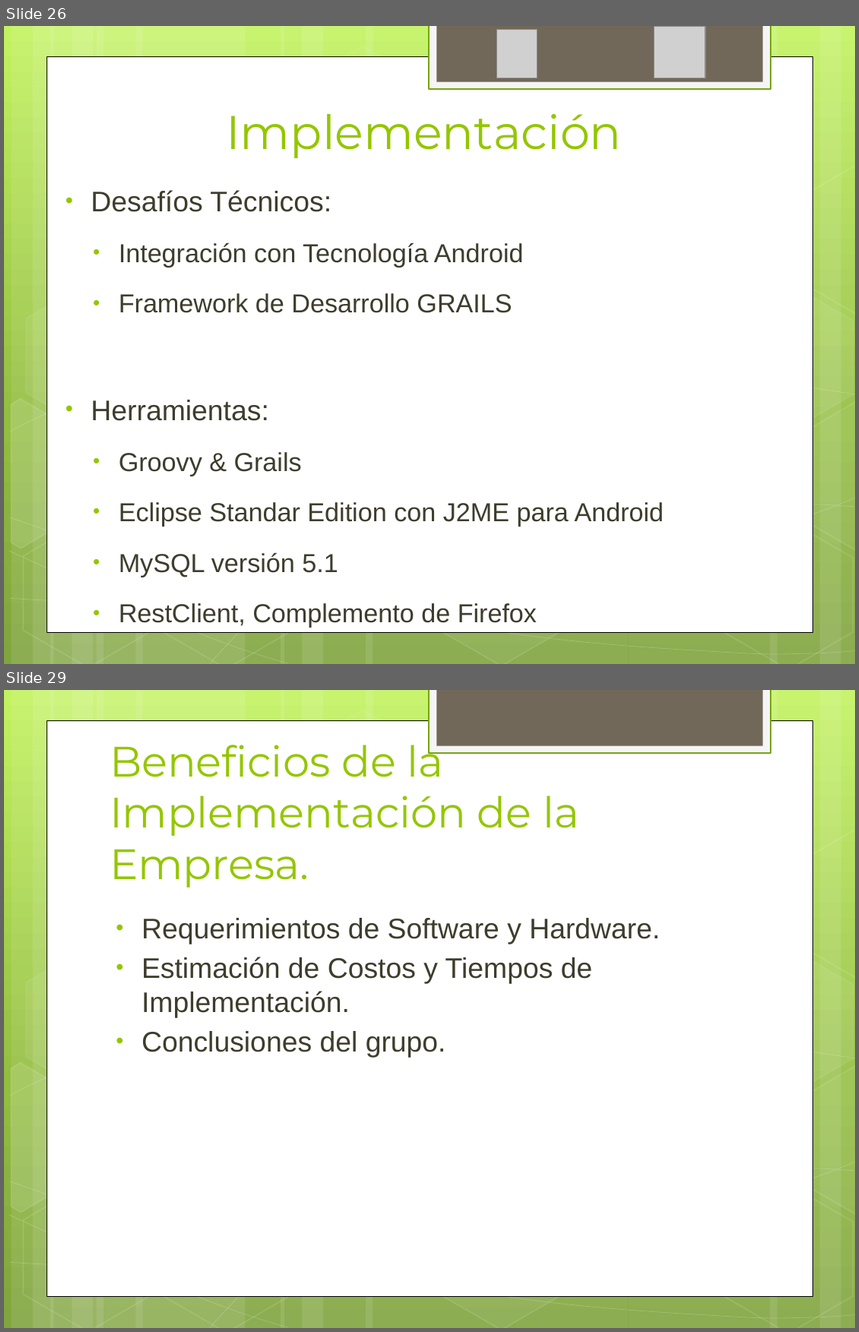
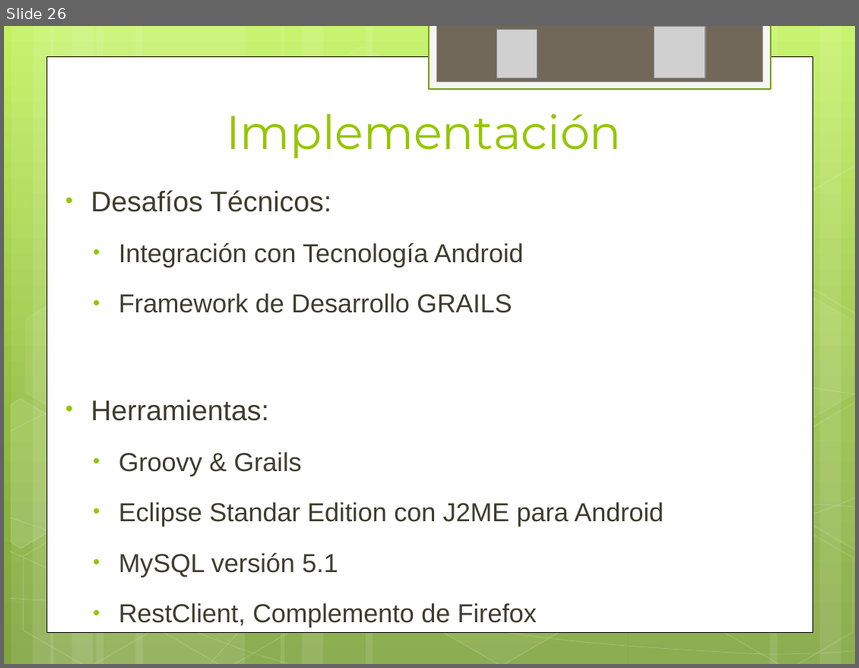
Before and after one commit to ptissera/habilitacion-profesional-2012-4k4, a slide deck: Documentacion/Proyecto/Presentacion Final/Exposicion Final.pptx. Shown one above the other, each under a label of ours: slides 26 and 29 before the commit, slide 26 after it; the slides between them are not shown. The pictures are 859x1332 and 859x668 pixels, drawn with LibreOffice and Linux fonts; fonts in the diff are those of the drawing; grey boxes stand for pictures. Boxes give left, top, right and bottom in pixels: in the first picture for what was removed or moved away, otherwise in the second. Text is boxed around its words. In the diff, an @@ line names an element or a change of style, - is before the commit and + after.

```diff
--- a/Documentacion/Proyecto/Presentacion Final/Exposicion Final.pptx
+++ b/Documentacion/Proyecto/Presentacion Final/Exposicion Final.pptx
@@ slide 29 removed at [4, 690, 855, 1328], background gradient #C3F35F to #93BF3F to #81A53E; not listed: 31 template elements that a slide beside it also shows @@
@@ title removed at [110, 736, 579, 888] @@
-Beneficios de la Implementación de la Empresa.
@@ text removed at [142, 918, 660, 1058] @@
-• Requerimientos de Software y Hardware.
-• Estimación de Costos y Tiempos de Implementación.
-• Conclusiones del grupo.
```
Also in this commit, not shown: 2 slides changed, 4 slides added, 1 other slide removed.
